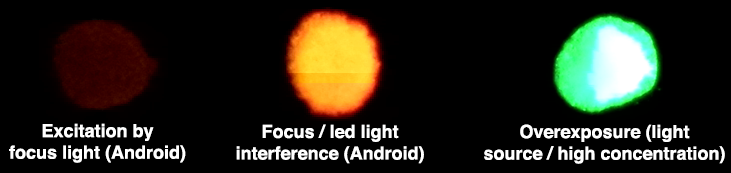
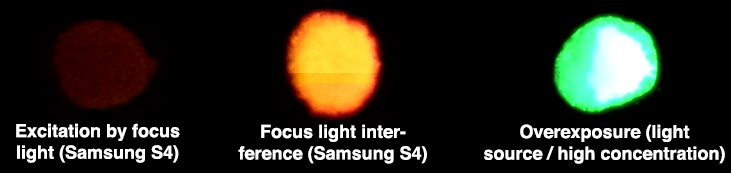
Layer changes from the first 731x173 image to the second:
renamed "Focus / led light interference (Android)" to "Focus light inter- ference (Samsung S4)", painted on it over 236, 124, 427, 164
renamed "Excitation by focus light (Android)" to "Excitation by focus light (Samsung S4)", painted on it over 9, 123, 186, 163
